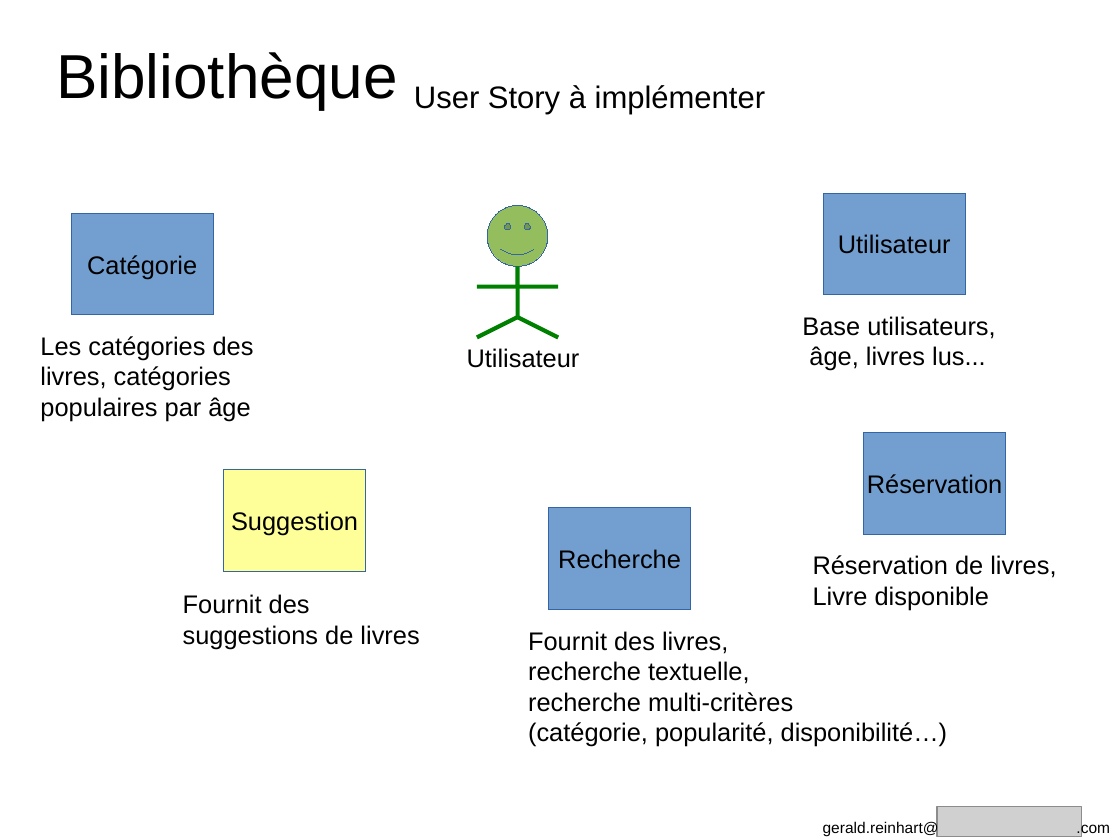
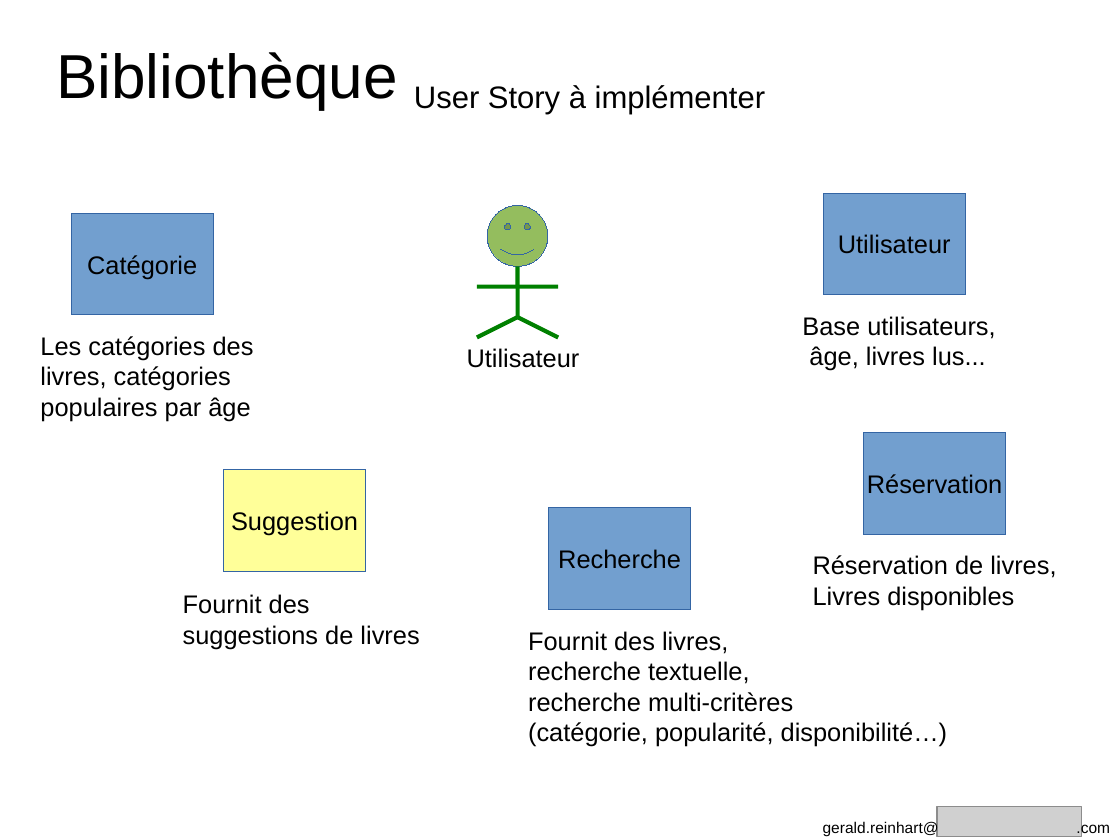
Before and after one commit to GeReinhart/dojo-bdd-library-ws-java, a slide deck: slide 13 of doc/BDD_presentation_agile_grenoble_2016.odp. Drawn at 1120x840 pixels with LibreOffice and Linux fonts; fonts in the diff are those of the drawing; grey boxes stand for pictures. Boxes give left, top, right and bottom in pixels: in the first picture for what was removed or moved away, otherwise in the second. Text is boxed around its words. In the diff, an @@ line names an element or a change of style, - is before the commit and + after.

```diff
--- a/doc/BDD_presentation_agile_grenoble_2016.odp
+++ b/doc/BDD_presentation_agile_grenoble_2016.odp
@@ text at (813, 586, 1014, 610): text changed @@
-Livre disponible
+Livres disponibles
```
Also in this commit, not shown: 23 other slides changed, 1 other file.
